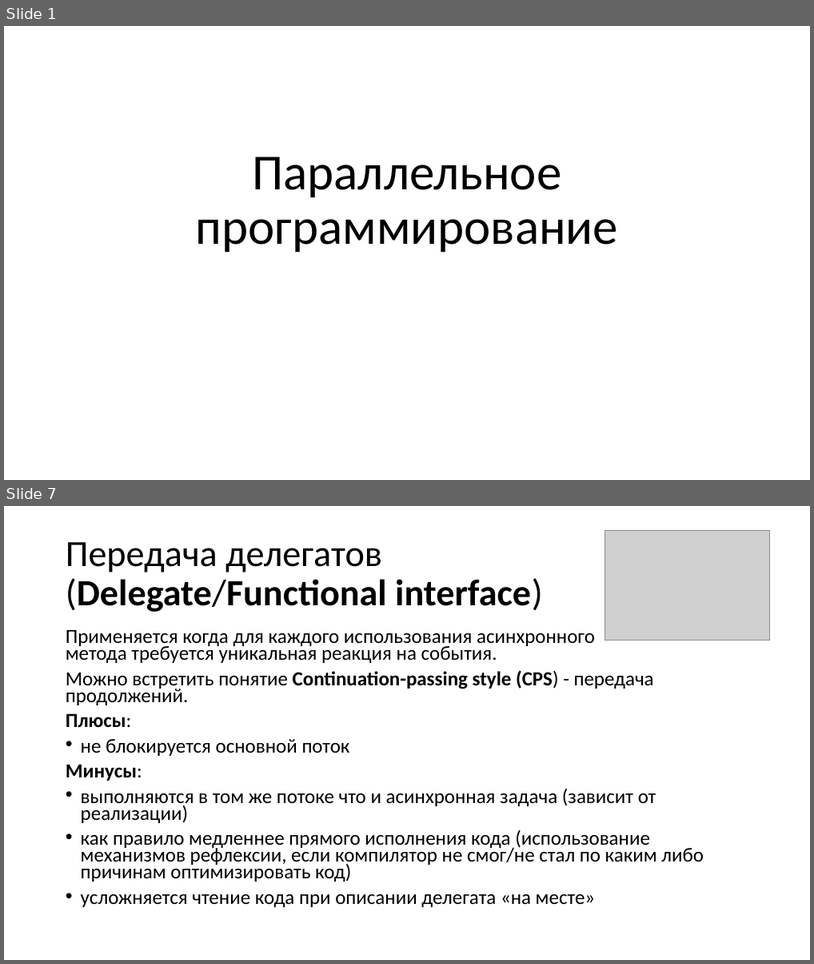
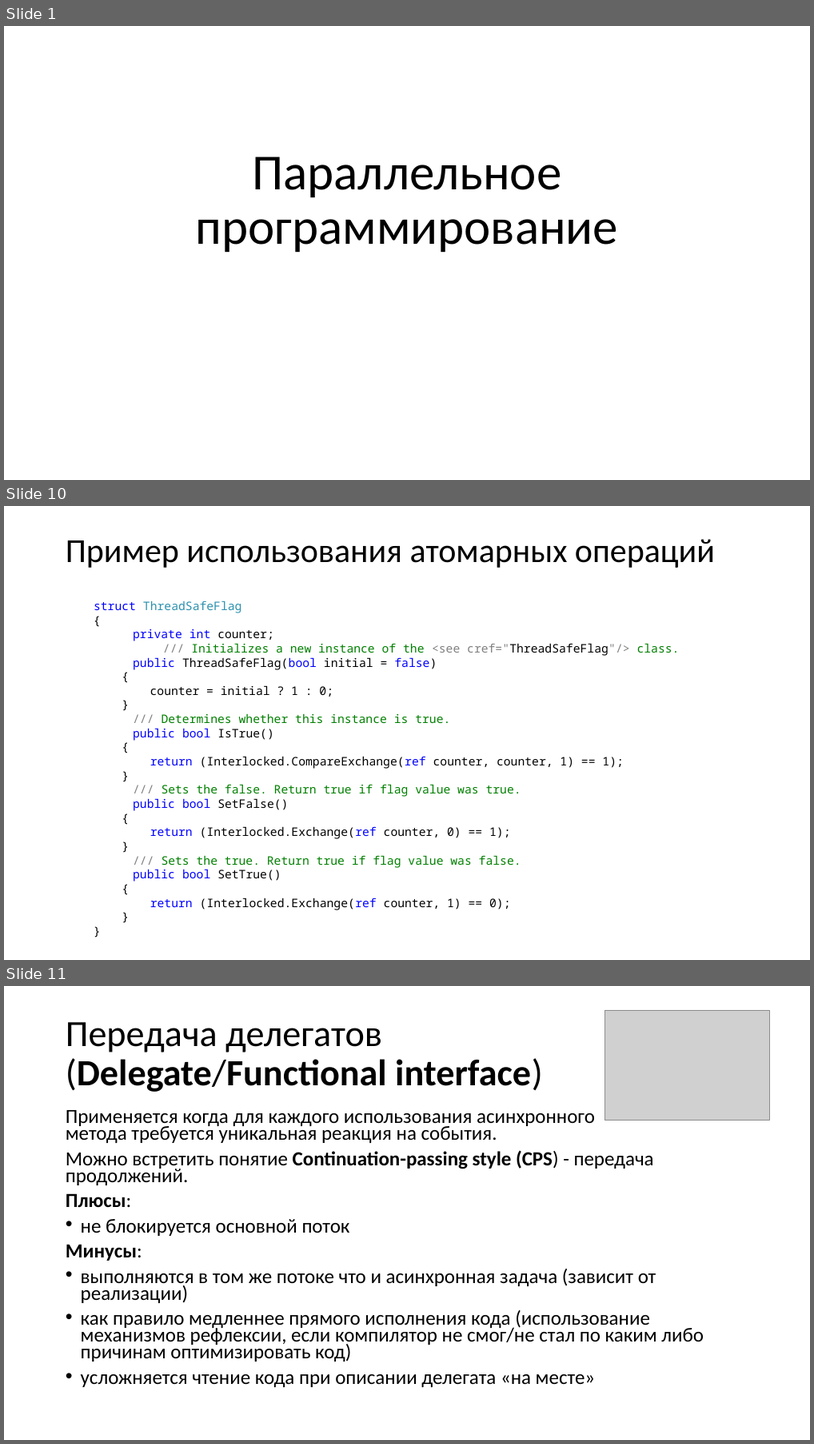
Before and after one commit to Zumisha/Parallel-Programming, a slide deck: Литература/Параллельное программирование.pptx. Shown one above the other, each under a label of ours: slides 1 and 7 before the commit, slides 1, 10 and 11 after it; the slides between them are not shown. The pictures are 814x964 and 814x1444 pixels, drawn with LibreOffice and Linux fonts; fonts in the diff are those of the drawing; grey boxes stand for pictures. Boxes give left, top, right and bottom in pixels: in the first picture for what was removed or moved away, otherwise in the second. Text is boxed around its words. In the diff, an @@ line names an element or a change of style, - is before the commit and + after.

```diff
--- a/Литература/Параллельное программирование.pptx
+++ b/Литература/Параллельное программирование.pptx
@@ slide 10 added at [4, 506, 810, 960], background #FFFFFF @@
@@ title added at [66, 539, 715, 568], 40 pt, text #000000 @@
+Пример использования атомарных операций
@@ text added at [94, 600, 680, 910], 14 pt, text #000000 @@
+struct ThreadSafeFlag
+{
+private int counter;
+  /// Initializes a new instance of the <see cref="ThreadSafeFlag"/> class.
+public ThreadSafeFlag(bool initial = false)
+{
+counter = initial ? 1 : 0;
+}
+/// Determines whether this instance is true.
+public bool IsTrue()
+{
+return (Interlocked.CompareExchange(ref counter, counter, 1) == 1);
+}
+/// Sets the false. Return true if flag value was true.
+public bool SetFalse()
+{
+return (Interlocked.Exchange(ref counter, 0) == 1);
+}
+/// Sets the true. Return true if flag value was false.
+public bool SetTrue()
+{
+return (Interlocked.Exchange(ref counter, 1) == 0);
+}
+}
@@ what was slide 7 is now slide 11 @@
```
Also in this commit, not shown: 5 slides changed, 7 other slides added, 2 slides removed, 7 other files.
